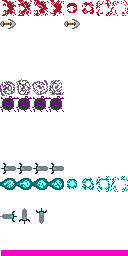
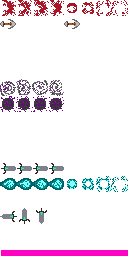
Before/after of a 128×256 layered artwork. What changed in the layer stack:
removed layer "Pasted Layer" over bbox(33, 96, 64, 112)
painted on "Background" over bbox(1, 80, 64, 112)
